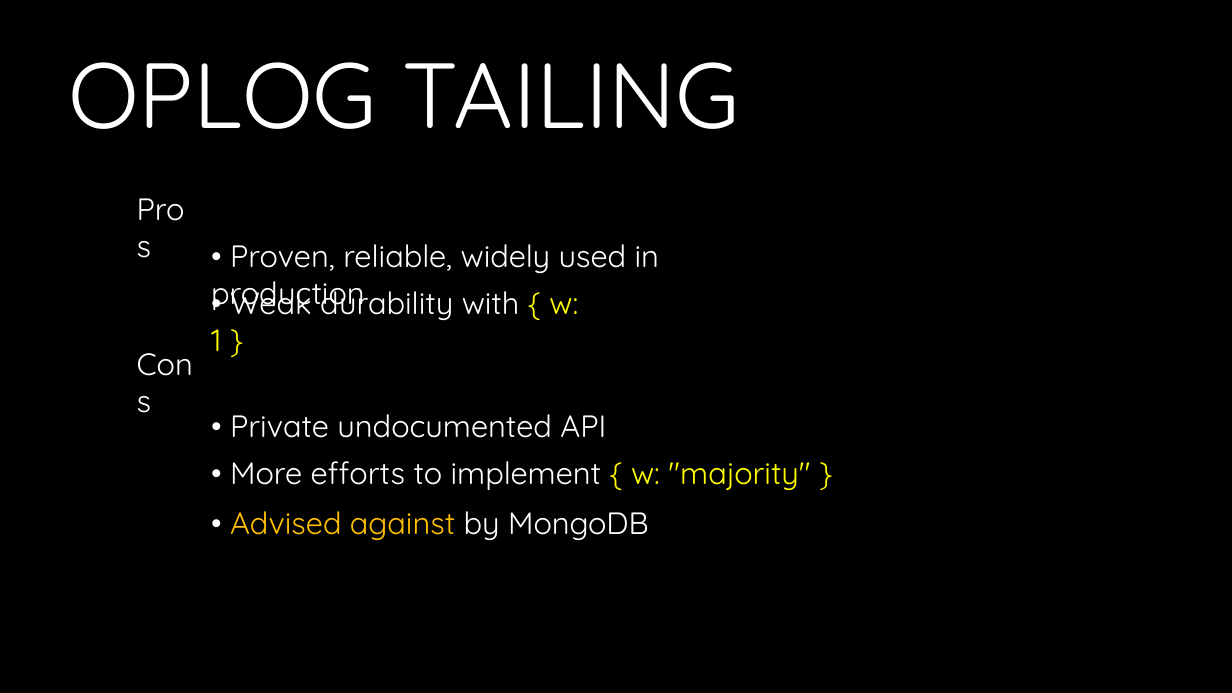
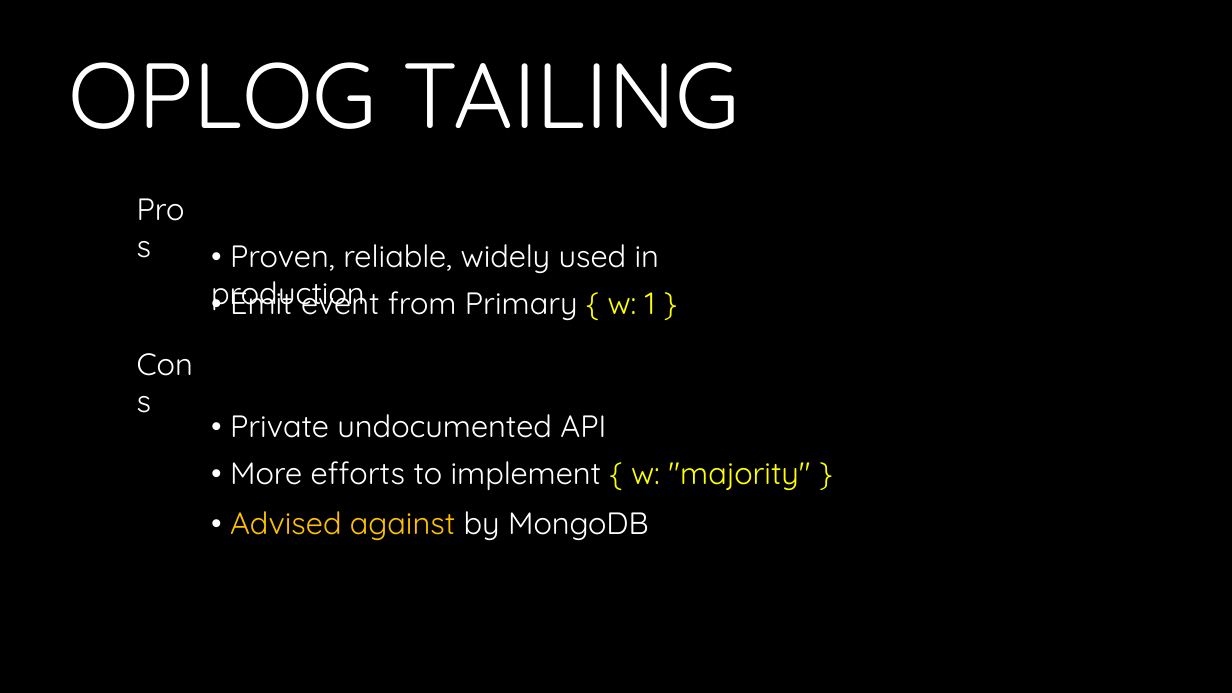
Before and after one commit to andrii-litvinov/event-driven-mongodb, a slide deck: slide 12 of t18-event-mongodb.pptx (slide 13 before the commit). Drawn at 1232x693 pixels with LibreOffice and Linux fonts; fonts in the diff are those of the drawing; background and template pictures are left out. Boxes give left, top, right and bottom in pixels: in the first picture for what was removed or moved away, otherwise in the second. Text is boxed around its words. In the diff, an @@ line names an element or a change of style, - is before the commit and + after.

```diff
--- a/t18-event-mongodb.pptx
+++ b/t18-event-mongodb.pptx
@@ text at (230,282,655,320): text changed @@
-• Weak durability with { w: 1 }
+• Emit event from Primary { w: 1 }
```
Also in this commit, not shown: 2 other slides changed, 1 slide added, 2 slides removed.
